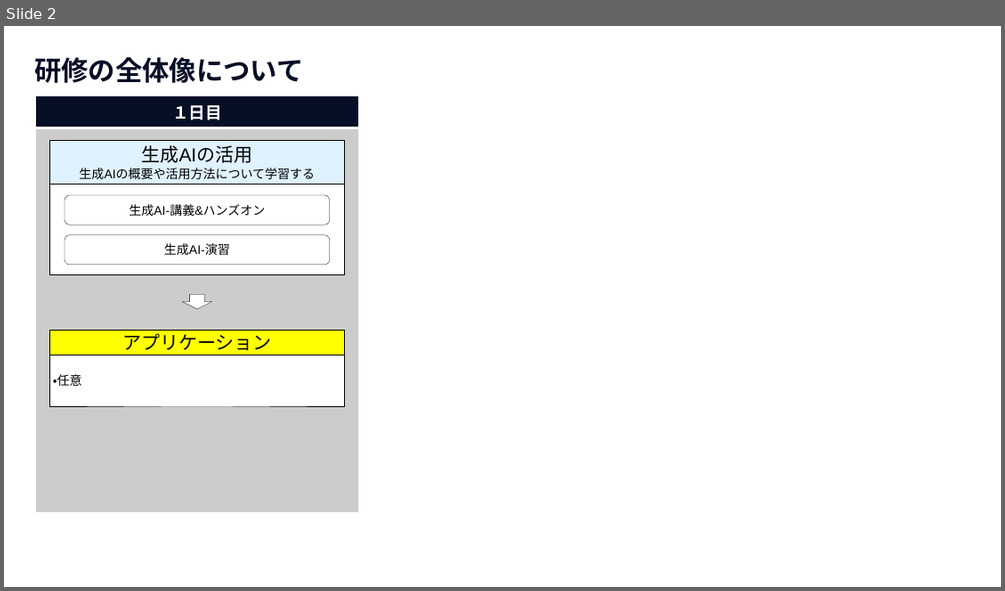
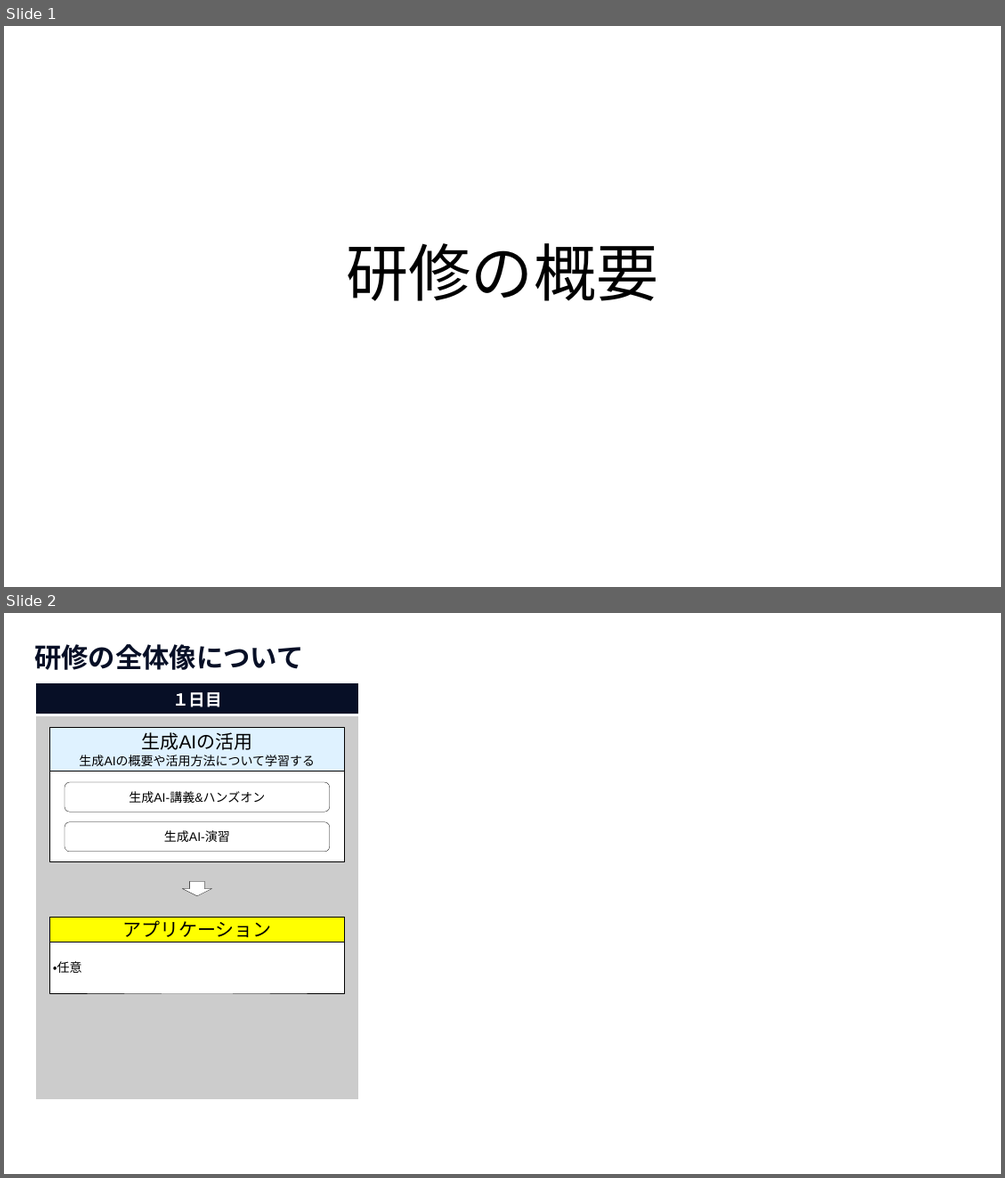
Before and after one commit to nishida2073/ai_navive, a slide deck: 00_オリエンテーション/【AI Native研修-生成AI】研修の概要.pptx. Shown one above the other, each under a label of ours: slide 2 before the commit, slides 1 and 2 after it. The pictures are 1005x591 and 1005x1178 pixels, drawn with LibreOffice and Linux fonts; fonts in the diff are those of the drawing. Boxes give left, top, right and bottom in pixels: in the first picture for what was removed or moved away, otherwise in the second. Text is boxed around its words. In the diff, an @@ line names an element or a change of style, - is before the commit and + after.

```diff
--- a/00_オリエンテーション/【AI Native研修-生成AI】研修の概要.pptx
+++ b/00_オリエンテーション/【AI Native研修-生成AI】研修の概要.pptx
@@ slide 1 added at (4,26,1001,587), background #FFFFFF @@
@@ title added at (347,243,658,301), 60 pt, text #000000 @@
+研修の概要
```
Also in this commit, not shown: 1 slide removed, 3 other files.
